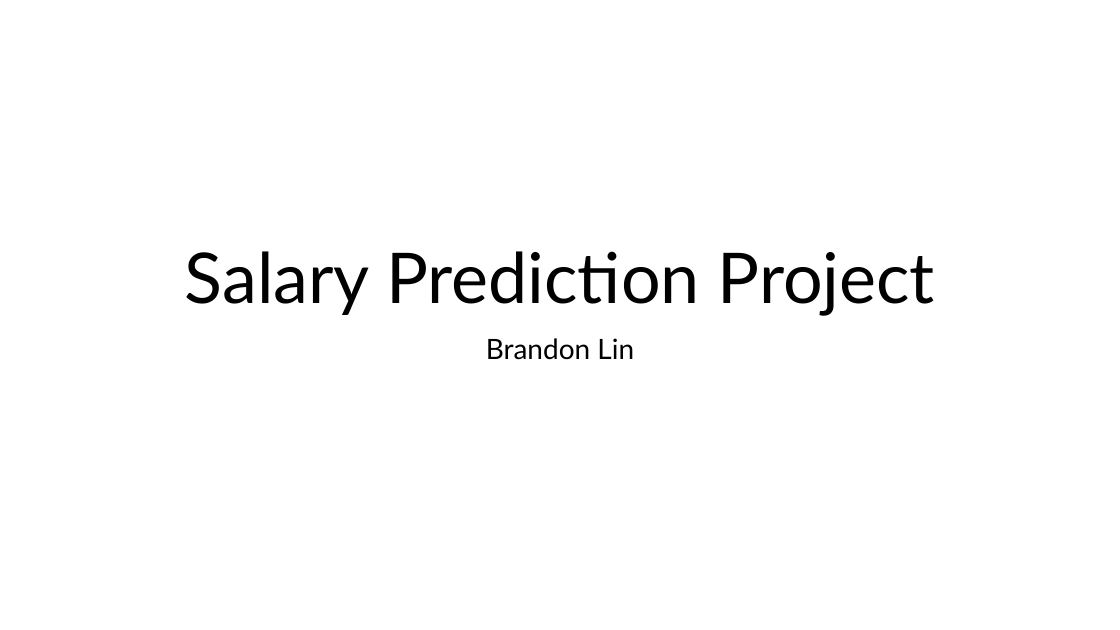
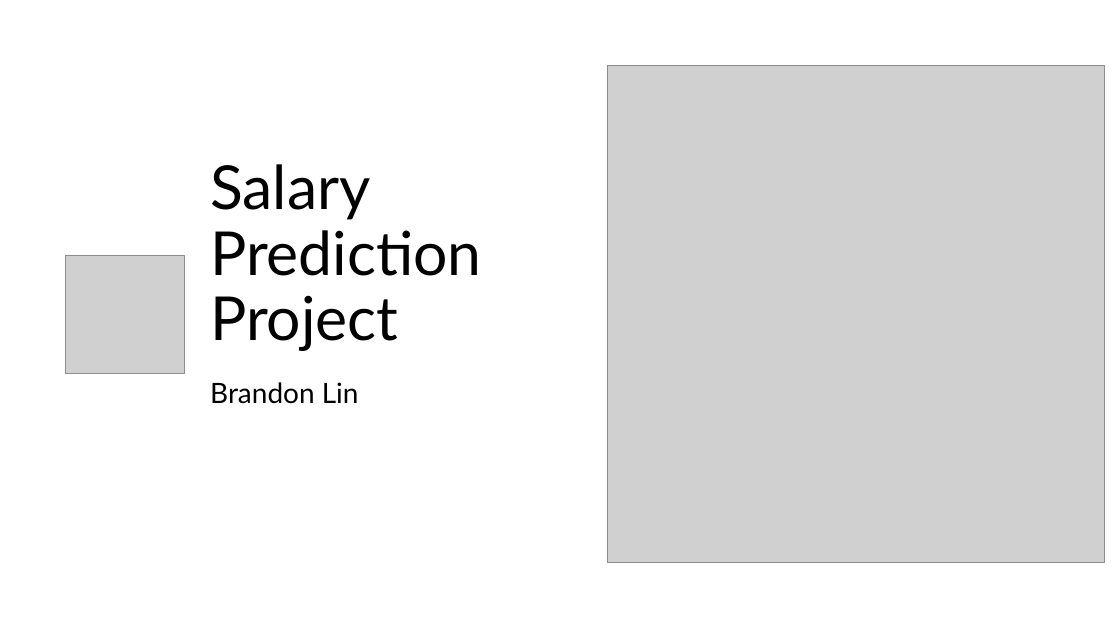
Before and after one commit to brandon-s-lin/Salary-Prediction-Model, a slide deck: slide 1 of Final Project Presentation.pptx. Drawn at 1120x630 pixels with LibreOffice and Linux fonts; fonts in the diff are those of the drawing; grey boxes stand for pictures. Boxes give left, top, right and bottom in pixels: in the first picture for what was removed or moved away, otherwise in the second. Text is boxed around its words. In the diff, an @@ line names an element or a change of style, - is before the commit and + after.

```diff
--- a/Final Project Presentation.pptx
+++ b/Final Project Presentation.pptx
@@ title "Salary Prediction Project" moved from (x1=185, y1=251, x2=935, y2=316) to (x1=210, y1=164, x2=482, y2=351) @@
@@ title "Salary Prediction Project" at (x1=210, y1=164, x2=482, y2=351): size 60 to 52 pt; alignment centre to left @@
@@ picture added at (x1=607, y1=66, x2=1105, y2=563) @@
@@ picture added at (x1=66, y1=255, x2=184, y2=374) @@
@@ subtitle "Brandon Lin" moved from (x1=486, y1=338, x2=634, y2=360) to (x1=210, y1=382, x2=359, y2=404) @@
@@ subtitle "Brandon Lin" at (x1=210, y1=382, x2=359, y2=404): alignment centre to left @@
```
Also in this commit, not shown: 2 other slides changed, 3 slides added.
